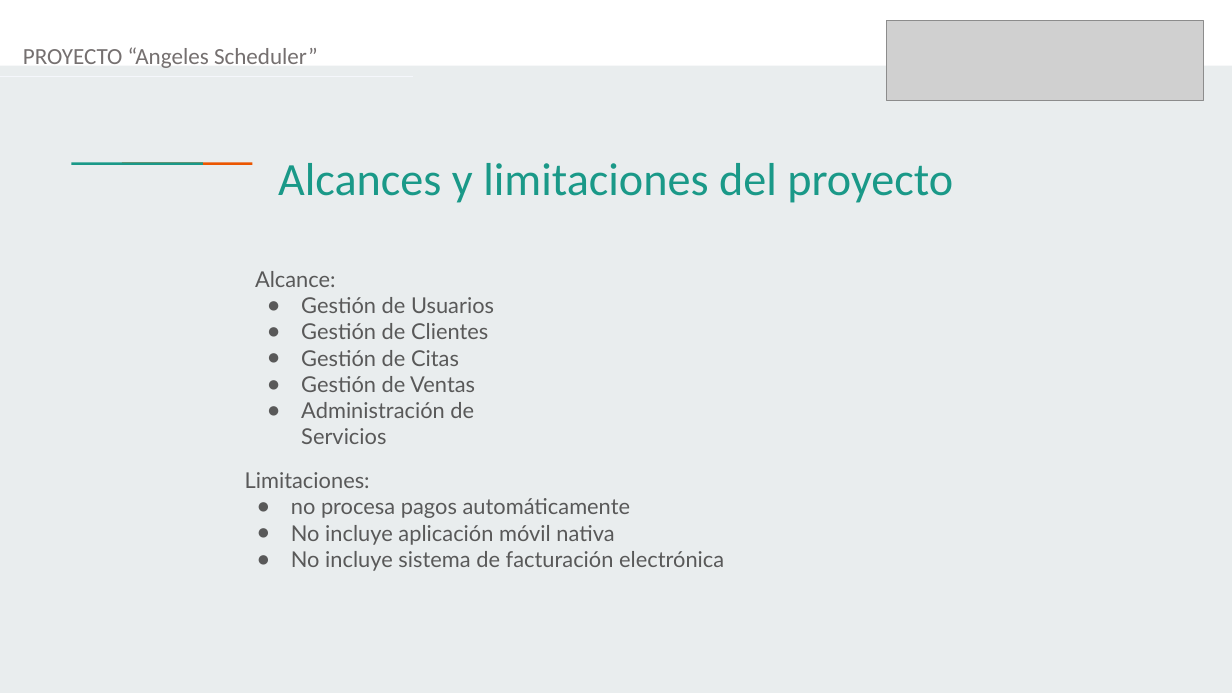
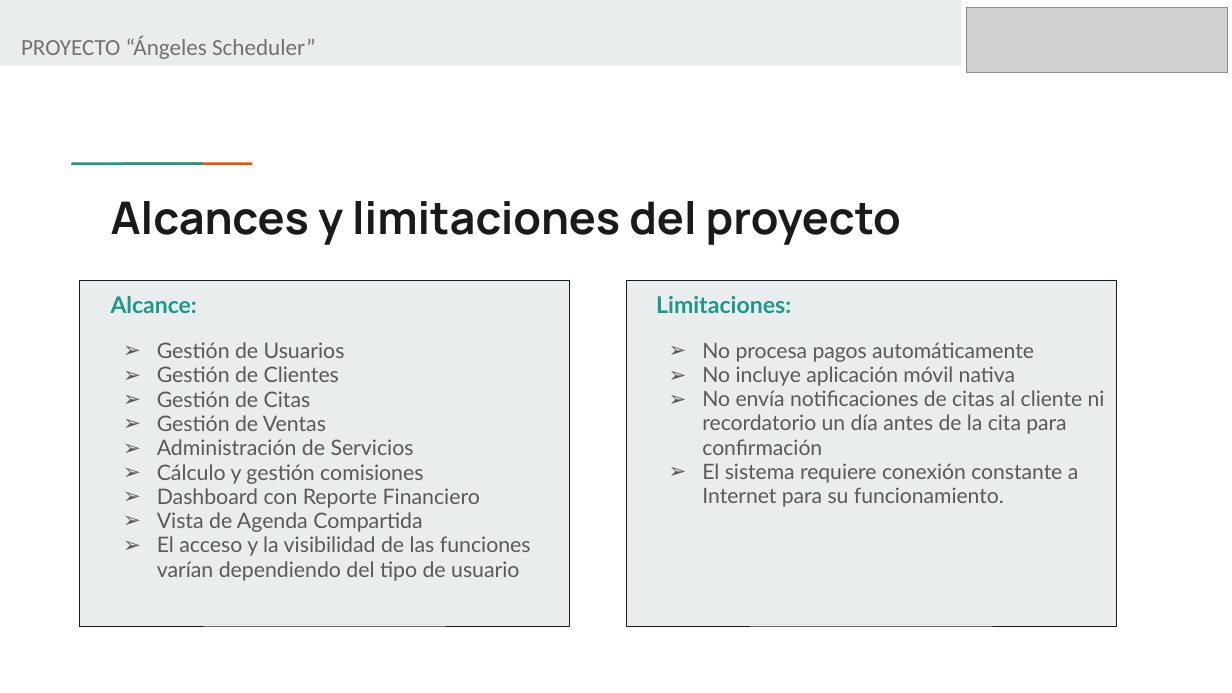
Before and after one commit to CrisMolina12/CP_PTY4614_4_EQP_2, a slide deck: slide 5 of Fase 2/Evidencias Proyecto/Presentación Proyecto.pptx. Drawn at 1232x693 pixels with LibreOffice and Linux fonts; fonts in the diff are those of the drawing; grey boxes stand for pictures. Boxes give left, top, right and bottom in pixels: in the first picture for what was removed or moved away, otherwise in the second. Text is boxed around its words. In the diff, an @@ line names an element or a change of style, - is before the commit and + after.

```diff
--- a/Fase 2/Evidencias Proyecto/Presentación Proyecto.pptx
+++ b/Fase 2/Evidencias Proyecto/Presentación Proyecto.pptx
@@ background #E9EDEE to #FFFFFF @@
@@ rectangle at <box>0,0,1232,66</box>: fill #FFFFFF to #E9EDEE @@
@@ rectangle added at <box>962,0,1232,72</box>, fill #FFFFFF @@
@@ picture: place and size @@
-picture at <box>886,21,1204,101</box>
+picture at <box>967,7,1227,73</box>
@@ text at <box>21,36,316,59</box>: text changed @@
-PROYECTO “Angeles Scheduler”
+PROYECTO “Ángeles Scheduler”
@@ line removed from (0, 77) to (413, 77) @@
@@ title "Alcances y limitaciones del proyecto": place and size @@
-title "Alcances y limitaciones del proyecto" at <box>278,163,953,203</box>
+title "Alcances y limitaciones del proyecto" at <box>111,201,901,245</box>
@@ title "Alcances y limitaciones del proyecto" at <box>111,201,901,245</box>: size 36 to 35 pt, font Calibri to Manrope, text colour #1A9988 to #1A1A1A, bold on; alignment centre to left @@
@@ rectangle added at <box>79,280,570,626</box>, fill #E9EDEE, outline #1A1A1A 0.75 pt @@
@@ text added at <box>111,296,531,581</box>, 16.6 pt, text #595959 @@
+Alcance:
+➢ Gestión de Usuarios
+➢ Gestión de Clientes
+➢ Gestión de Citas
+➢ Gestión de Ventas
+➢ Administración de Servicios
+➢ Cálculo y gestión comisiones
+➢ Dashboard con Reporte Financiero
+➢ Vista de Agenda Compartida
+➢ El acceso y la visibilidad de las funciones varían dependiendo del tipo de usuario
@@ text removed at <box>255,271,494,444</box> @@
-Alcance:
-● Gestión de Usuarios
-● Gestión de Clientes
-● Gestión de Citas
-● Gestión de Ventas
-● Administración de Servicios
@@ rectangle added at <box>627,280,1117,626</box>, fill #E9EDEE, outline #1A1A1A 0.75 pt @@
@@ text added at <box>656,296,1105,507</box>, 16.5 pt, text #595959 @@
+Limitaciones:
+➢ No procesa pagos automáticamente
+➢ No incluye aplicación móvil nativa
+➢ No envía notificaciones de citas al cliente ni recordatorio un día antes de la cita para confirmación
+➢ El sistema requiere conexión constante a Internet para su funcionamiento.
@@ text removed at <box>245,472,724,571</box> @@
-Limitaciones:
-● no procesa pagos automáticamente
-● No incluye aplicación móvil nativa
-● No incluye sistema de facturación electrónica
```
Also in this commit, not shown: 7 other slides changed, 8 slides added, 7 slides removed.
